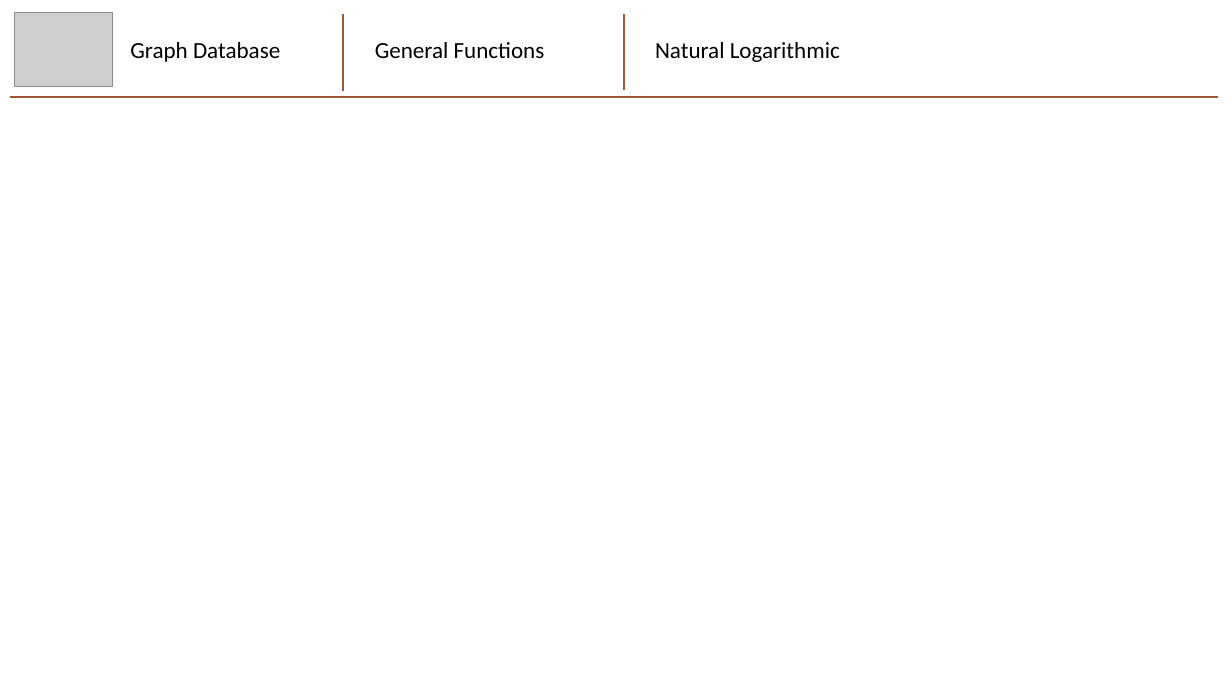
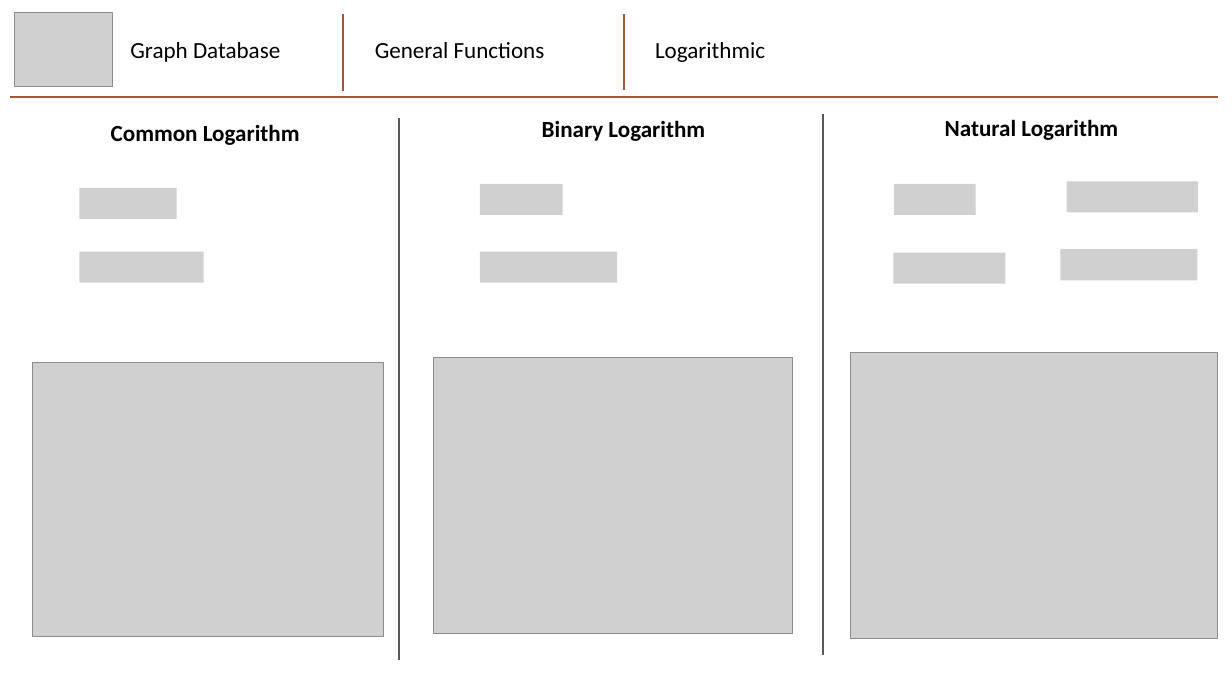
Before and after one commit to mhaythornthwaite/Testing_ML_Algorithms, a slide deck: slide 7 of Graphs_and_Functions/Graphs_and_Functions.pptx (slide 6 before the commit). Drawn at 1232x693 pixels with LibreOffice and Linux fonts; fonts in the diff are those of the drawing; grey boxes stand for pictures. Boxes give left, top, right and bottom in pixels: in the first picture for what was removed or moved away, otherwise in the second. Text is boxed around its words. In the diff, an @@ line names an element or a change of style, - is before the commit and + after.

Commit message:
Logarithmic Functions

```diff
--- a/Graphs_and_Functions/Graphs_and_Functions.pptx
+++ b/Graphs_and_Functions/Graphs_and_Functions.pptx
@@ text at (655,42,765,62): text changed @@
-Natural Logarithmic
+Logarithmic
@@ line added from (399, 118) to (399, 660), #595959 1 pt @@
@@ line added from (823, 114) to (823, 655), #595959 1 pt @@
@@ text added at (945,119,1118,140), 18 pt, text #000000, bold @@
+Natural Logarithm
@@ text added at (111,124,300,145), 18 pt, text #000000, bold @@
+Common Logarithm
@@ text added at (542,120,705,141), 18 pt, text #000000, bold @@
+Binary Logarithm
@@ picture added at (79,188,177,219) @@
@@ picture added at (480,184,563,215) @@
@@ picture added at (894,184,976,215) @@
@@ picture added at (1067,181,1198,213) @@
@@ picture added at (79,251,204,283) @@
@@ picture added at (480,251,617,283) @@
@@ picture added at (894,252,1006,284) @@
@@ picture added at (1061,250,1198,281) @@
@@ picture added at (433,358,793,634) @@
@@ picture added at (851,352,1218,638) @@
@@ picture added at (32,363,383,638) @@
```
Also in this commit, not shown: 5 other slides changed, 2 slides added, 1 other file.
